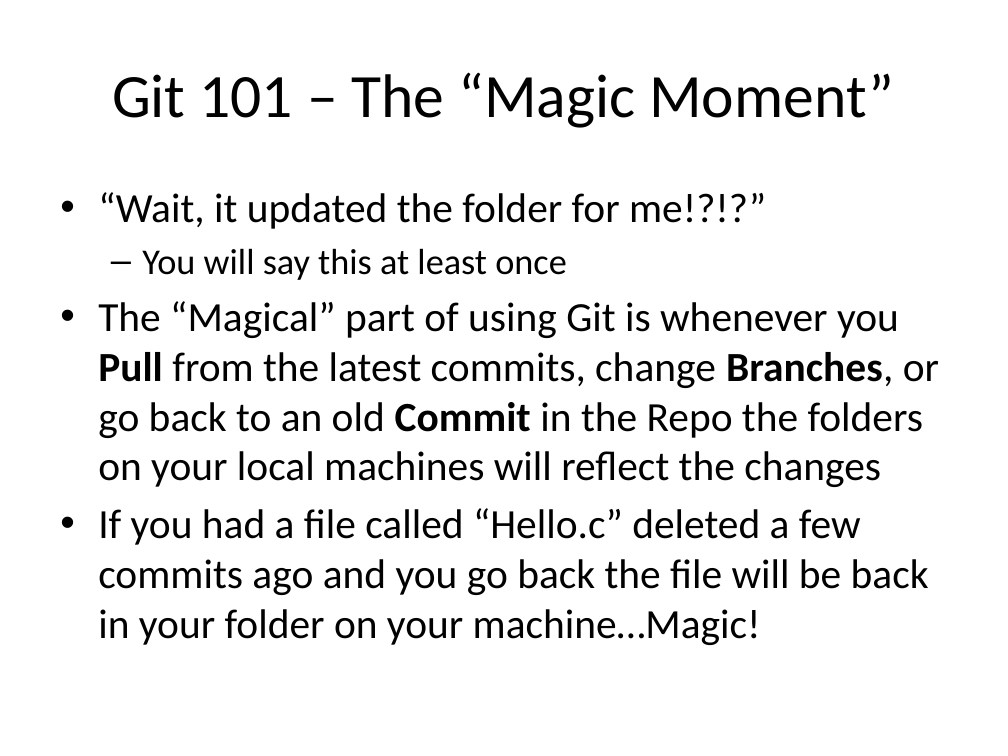
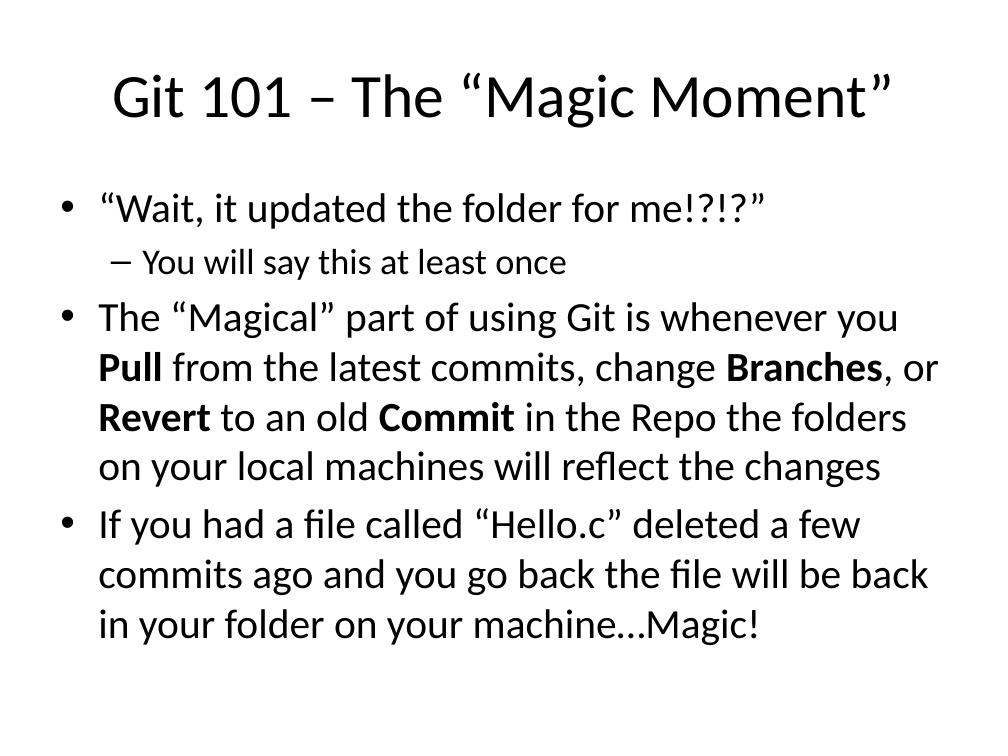
Before and after one commit to sjfricke/IEEE-Mini-Projects-UW-Madison, a slide deck: slide 9 of Tutorial/PowerPoint Versions/Git and using GitHub.pptx. Drawn at 1008x756 pixels with LibreOffice and Linux fonts; fonts in the diff are those of the drawing. Boxes give left, top, right and bottom in pixels: in the first picture for what was removed or moved away, otherwise in the second. Text is boxed around its words. In the diff, an @@ line names an element or a change of style, - is before the commit and + after.

```diff
--- a/Tutorial/PowerPoint Versions/Git and using GitHub.pptx
+++ b/Tutorial/PowerPoint Versions/Git and using GitHub.pptx
@@ text at box(98, 301, 939, 487): text changed @@
-• The “Magical” part of using Git is whenever you Pull from the latest commits, change Branches, or go back to an old Commit in the Repo the folders on your local machines will reflect the changes
+• The “Magical” part of using Git is whenever you Pull from the latest commits, change Branches, or Revert to an old Commit in the Repo the folders on your local machines will reflect the changes
```
Also in this commit, not shown: 2 other slides changed, 1 slide added, 13 other files.
